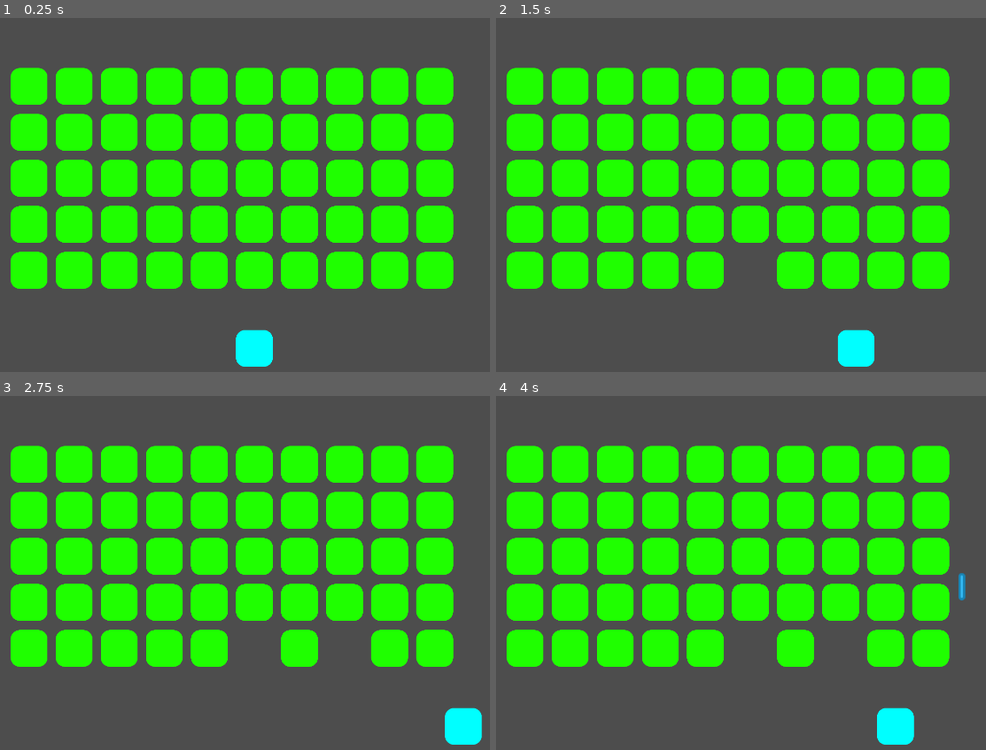
Above: before the commit, frames 1-4 (two rows, left to right).
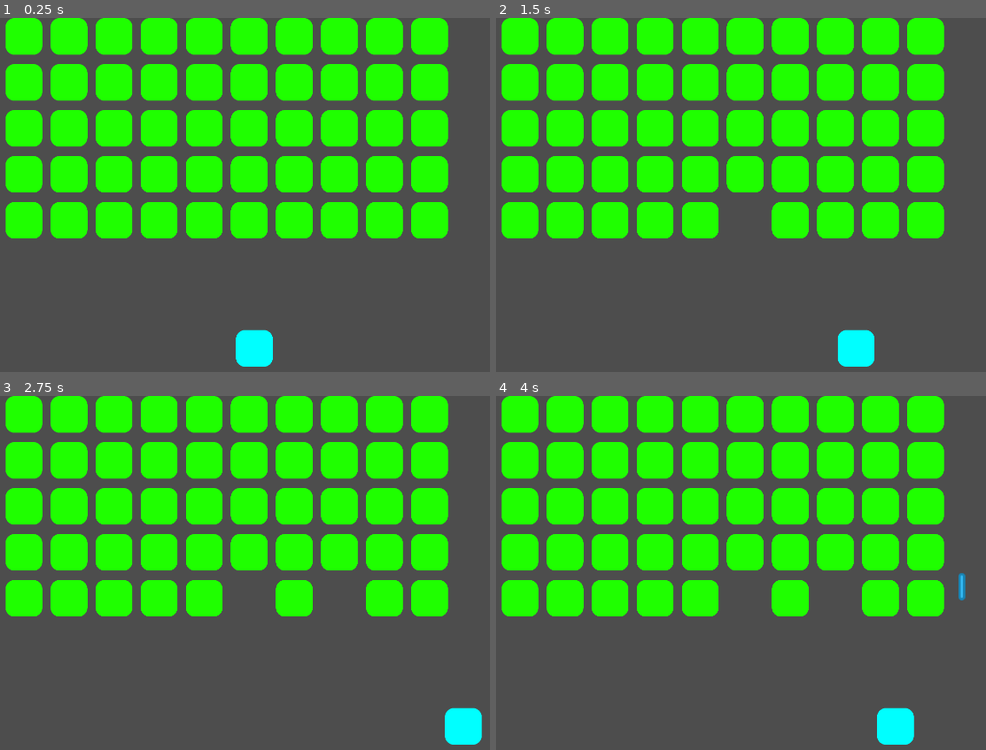
Above: after the commit, the same moments.

Repository: michael-j-coyne/space-defense
Game: Godot game, scene res://scenes/main.tscn
The game is run twice, just before and just after one commit, with the same random seed, the same clock (stepped at 60 frames per second) and the same inputs.
Inputs (mouse positions are in pixels of both pictures, inside the frame that each line leads up to):
- Up to frame 1 (0.25 s): no input
- Up to frame 2 (1.5 s): tap Enter (ui_accept) at 0.5, 0.77 s; move the mouse to (912, 198) at 0.52 s; hold Right (ui_right) 0.53-1.25 s; hold Shift 0.53-1.25 s; click (912, 198) at 0.67 s; drag from (613, 237) to (853, 347) at 1.27 s
- Up to frame 3 (2.75 s): tap Enter (ui_accept) at 2 s; move the mouse to (328, 505) at 2.02 s; hold Right (ui_right) from 2.03 s (still down); tap Ctrl at 2.1 s
- Up to frame 4 (4 s): release Right (ui_right) at 2.75 s; drag from (721, 675) to (525, 463) at 2.77 s; tap Enter (ui_accept) at 3.5, 3.77 s; move the mouse to (966, 654) at 3.52 s; hold Left (ui_left) from 3.53 s (still down); tap Alt at 3.6 s

The runs differ from the first frame. In frame 1, 29% of the frame differs, in the area x 1-93%, y 0-77%; in frame 2, 29%; in frame 3, 29%; in frame 4, 29%.

Commit message:
Move enemy spawn position

Diff:
--- a/scenes/main.tscn
+++ b/scenes/main.tscn
@@ -9,4 +9,4 @@
 [node name="Player" parent="." instance=ExtResource("2_kr0qi")]
 
 [node name="EnemySpawn" type="Node2D" parent="."]
-position = Vector2(286, 136)
+position = Vector2(272, 2.08165e-12)
